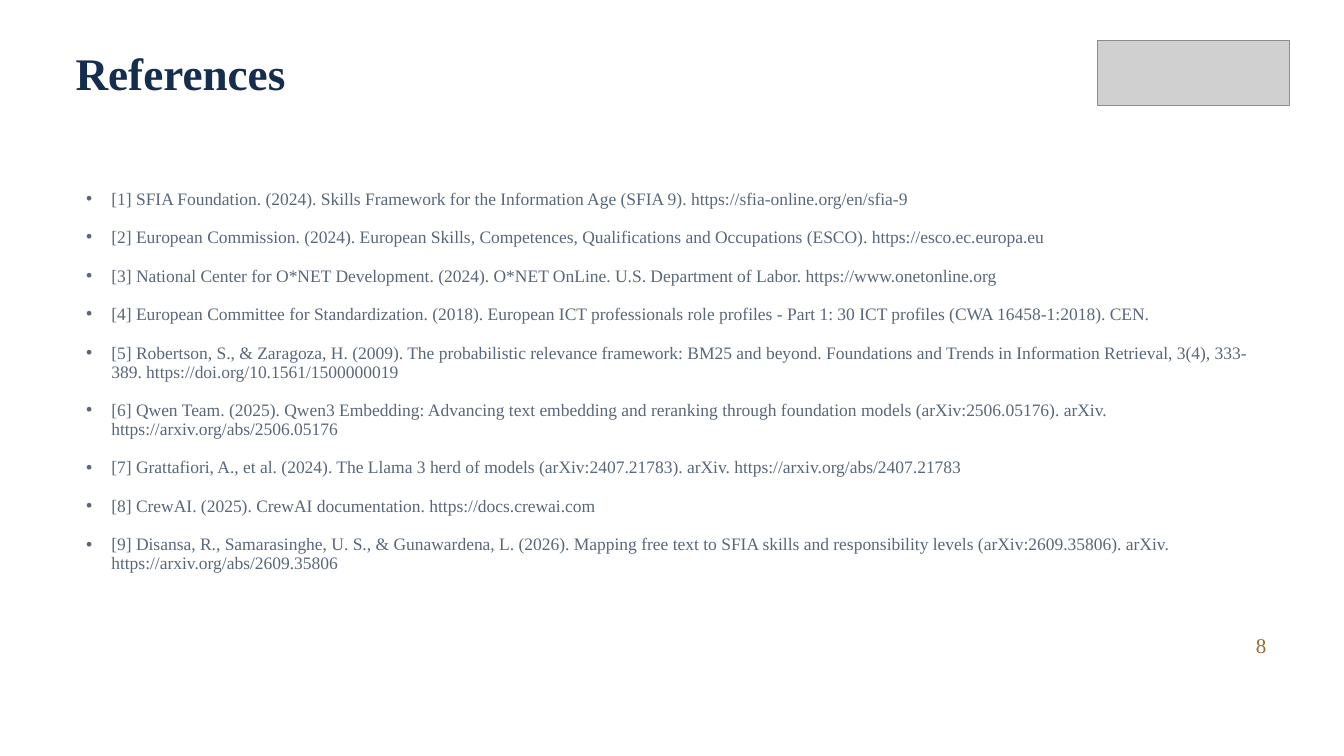
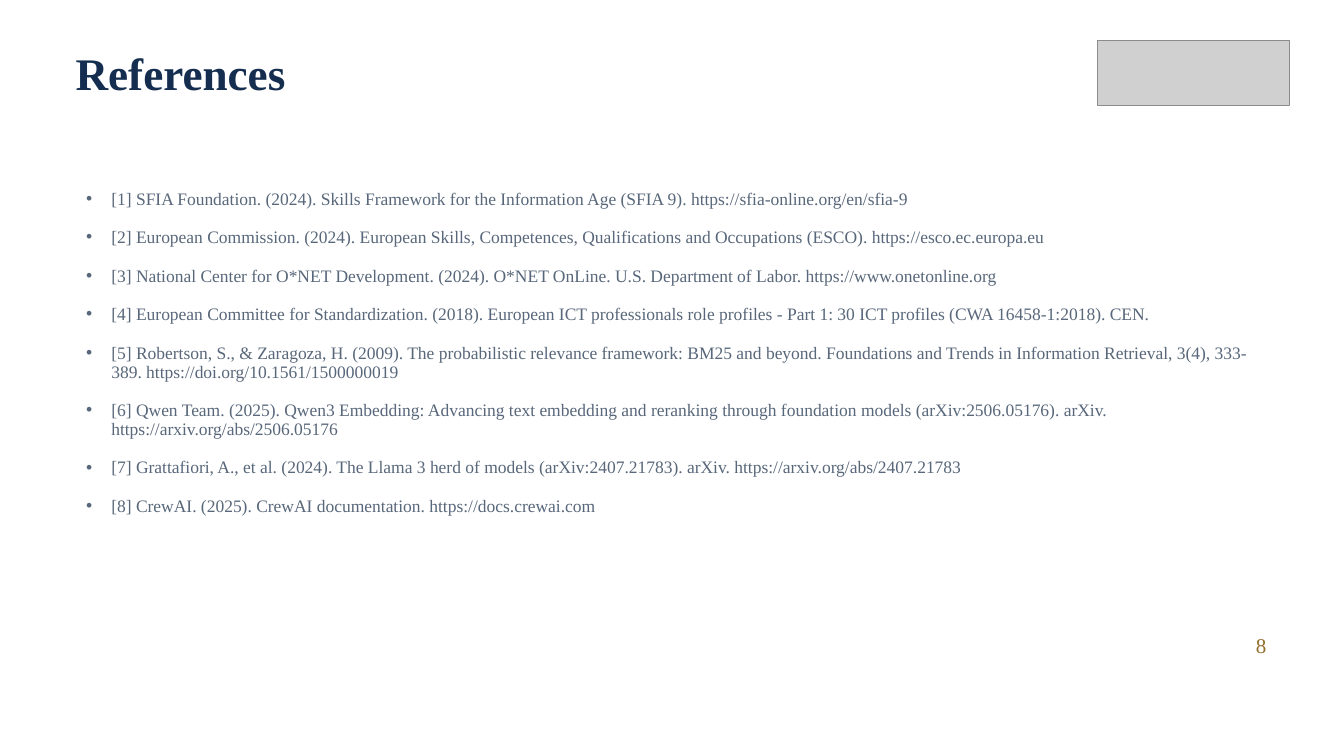
Before and after one commit to prdai/sfia-structured-skill-extraction, a slide deck: slide 8 of talk/deck/ICAC2026_564.pptx. Drawn at 1344x756 pixels with LibreOffice and Linux fonts; fonts in the diff are those of the drawing; grey boxes stand for pictures; background and template pictures are left out. Boxes give left, top, right and bottom in pixels: in the first picture for what was removed or moved away, otherwise in the second. Text is boxed around its words. In the diff, an @@ line names an element or a change of style, - is before the commit and + after.

```diff
--- a/talk/deck/ICAC2026_564.pptx
+++ b/talk/deck/ICAC2026_564.pptx
@@ text at [111, 537, 1169, 573]: paragraph removed @@
-• [9] Disansa, R., Samarasinghe, U. S., & Gunawardena, L. (2026). Mapping free text to SFIA skills and responsibility levels (arXiv:2609.35806). arXiv. https://arxiv.org/abs/2609.35806
```
Also in this commit, not shown: 3 other slides changed, 2 other files.
